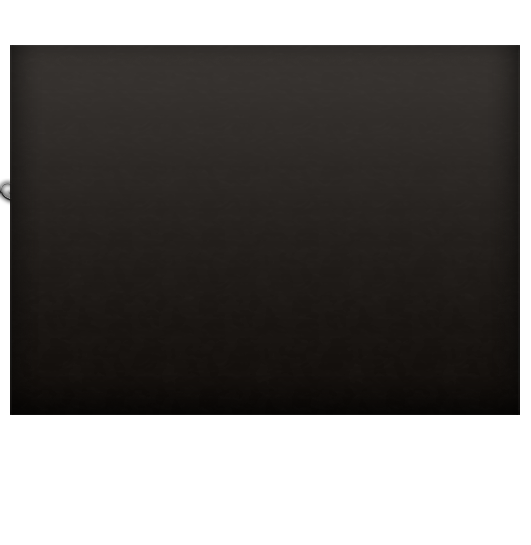
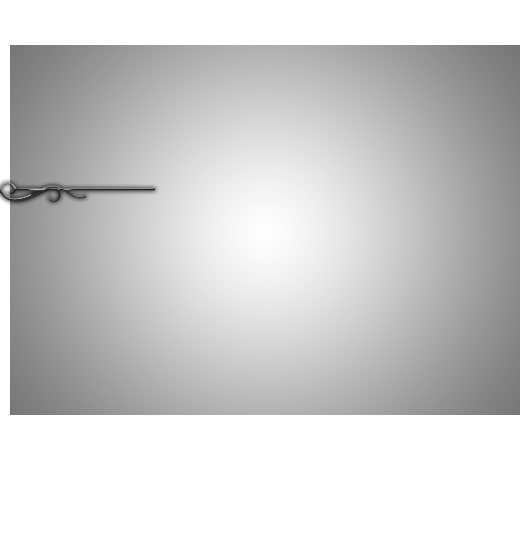
Revision of a layered 531 x 545 image; what changed, layer by layer:
removed layer "bg_newfur" over [10, 45, 520, 415]
